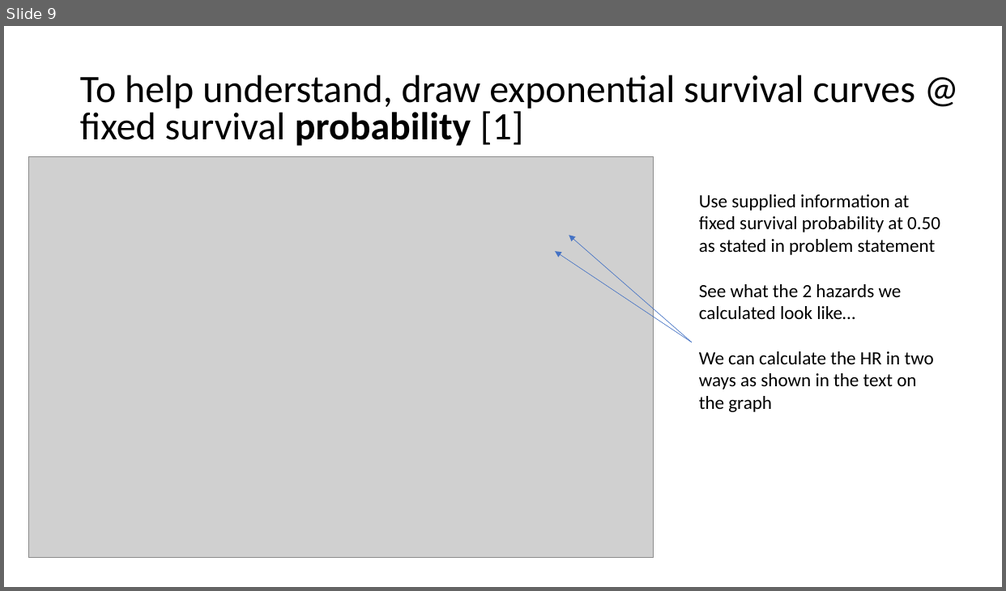
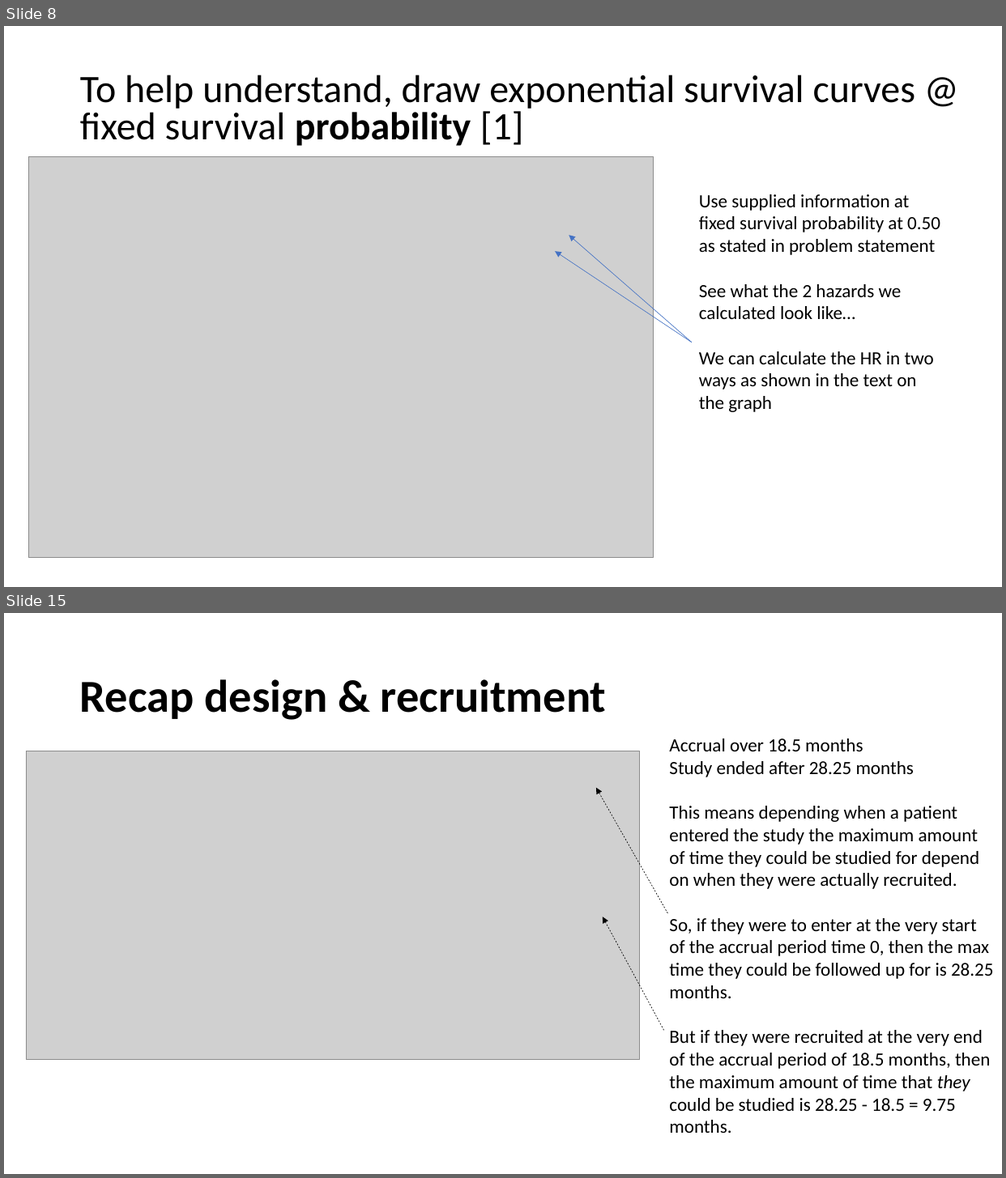
Before and after one commit to eamonn2014/SURVIVAL-POWER, a slide deck: Survival Sample Size Presentation July 2021.odp. Shown one above the other, each under a label of ours: slide 9 before the commit, slides 8 and 15 after it; the slides between them are not shown. The pictures are 1006x591 and 1006x1178 pixels, drawn with LibreOffice and Linux fonts; fonts in the diff are those of the drawing; grey boxes stand for pictures. Boxes give left, top, right and bottom in pixels: in the first picture for what was removed or moved away, otherwise in the second. Text is boxed around its words. In the diff, an @@ line names an element or a change of style, - is before the commit and + after.

```diff
--- a/Survival Sample Size Presentation July 2021.odp
+++ b/Survival Sample Size Presentation July 2021.odp
@@ slide 15 added at bbox=[4, 613, 1002, 1174], background #FFFFFF @@
@@ title added at bbox=[80, 679, 607, 720], 44 pt, text #000000, bold @@
+Recap design & recruitment
@@ picture added at bbox=[27, 752, 640, 1060] @@
@@ text added at bbox=[669, 739, 994, 1133], 18 pt, text #000000 @@
+Accrual over 18.5 months
+Study ended after 28.25 months
+This means depending when a patient entered the study the maximum amount of time they could be studied for depend on when they were actually recruited.
+So, if they were to enter at the very start of the accrual period time 0, then the max time they could be followed up for is 28.25 months.
+But if they were recruited at the very end of the accrual period of 18.5 months, then the maximum amount of time that they could be studied is 28.25 - 18.5 = 9.75 months.
@@ arrow added from (668, 914) to (596, 787), #000000 0.51 pt @@
@@ arrow added from (664, 1031) to (603, 917), #000000 0.51 pt @@
@@ what was slide 9 is now slide 8 @@
```
Also in this commit, not shown: 13 slides changed, 2 other slides added, 1 slide removed, 1 other file.
